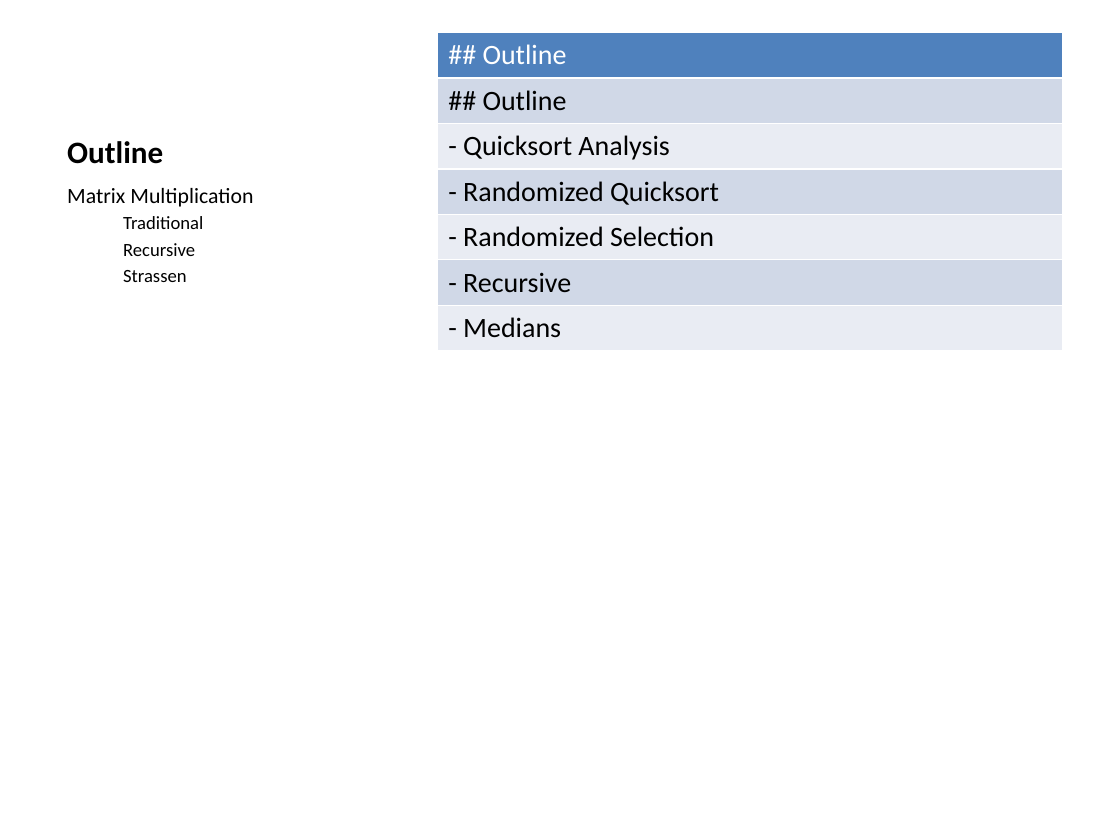
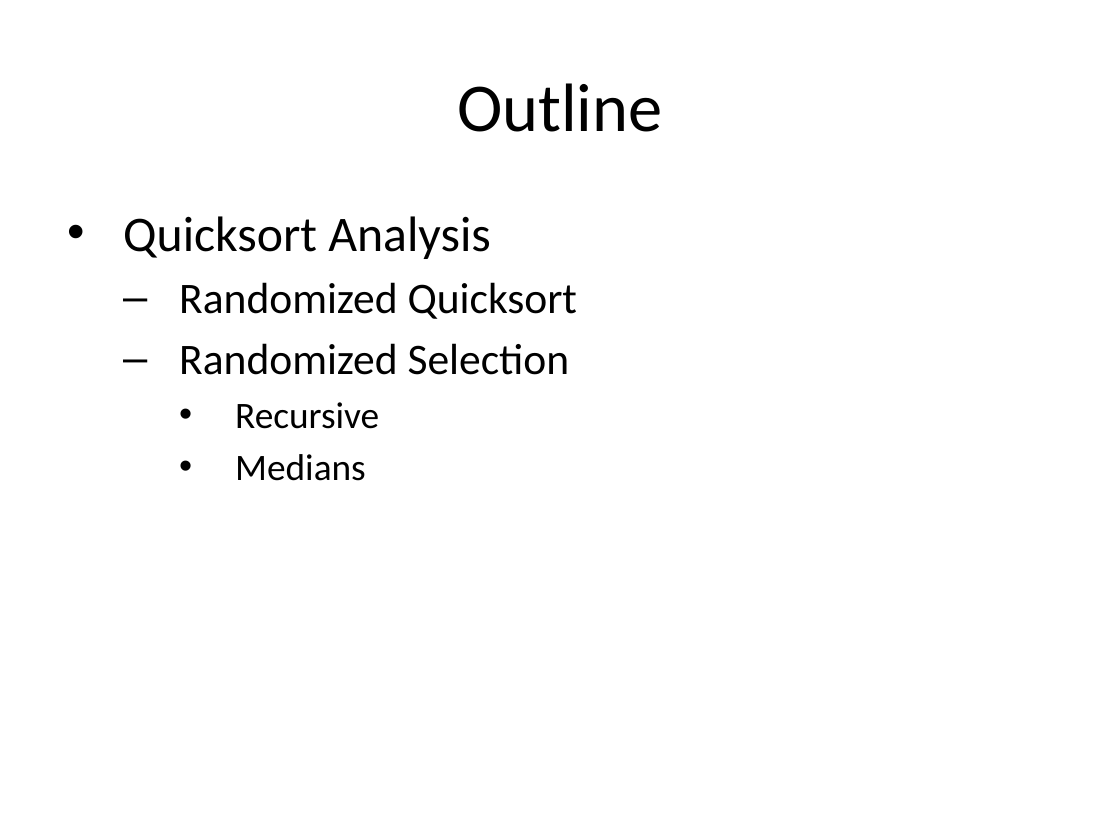
Before and after one commit to ucoruh/ce100-algorithms-and-programming-II, a slide deck: slide 7 of docs/week-3/ce100-week-3-matrix.md_word.pptx (slide 5 before the commit). Drawn at 1120x840 pixels with LibreOffice and Linux fonts; fonts in the diff are those of the drawing. Boxes give left, top, right and bottom in pixels: in the first picture for what was removed or moved away, otherwise in the second. Text is boxed around its words. In the diff, an @@ line names an element or a change of style, - is before the commit and + after.

Commit message:
week-3 matrix mult completed

```diff
--- a/docs/week-3/ce100-week-3-matrix.md_word.pptx
+++ b/docs/week-3/ce100-week-3-matrix.md_word.pptx
@@ title "Outline" at (457, 83, 662, 132): size 20 to 44 pt, bold off; alignment left to centre; vertical alignment bottom to middle @@
@@ table removed at (437, 32, 1062, 748), 7 rows, 1 columns @@
-## Outline
-## Outline
-- Quicksort Analysis
-- Randomized Quicksort
-- Randomized Selection
-- Recursive
-- Medians
@@ text removed at (67, 188, 253, 282) @@
-Matrix Multiplication
-  Traditional
-  Recursive
-  Strassen
@@ text added at (123, 216, 577, 481), 28 pt, text #000000 @@
+• Quicksort Analysis
+  – Randomized Quicksort
+  – Randomized Selection
+    • Recursive
+    • Medians
```
Also in this commit, not shown: 1 other slide changed, 26 slides added, 1 slide removed, 18 other files.
